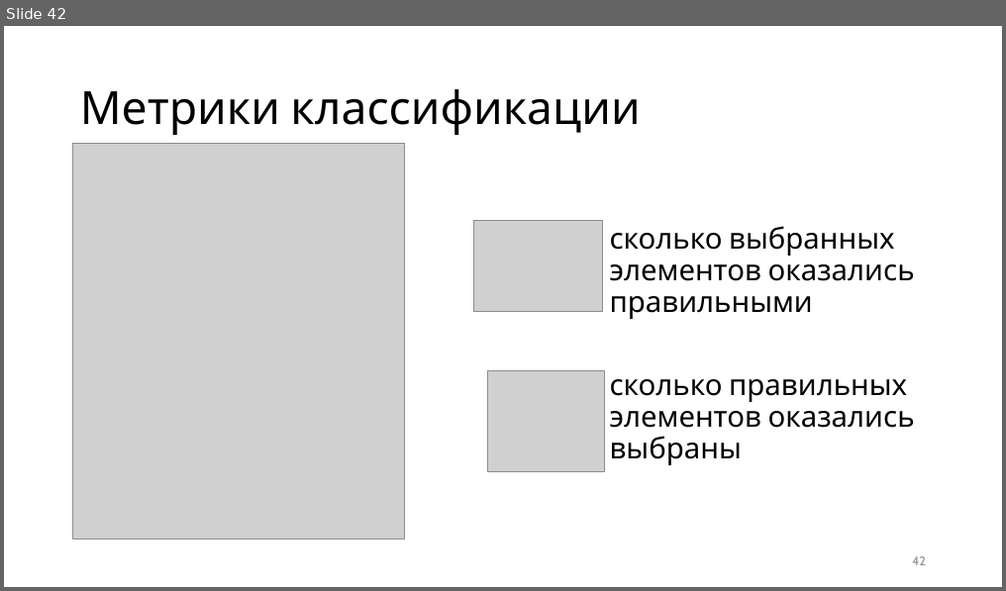
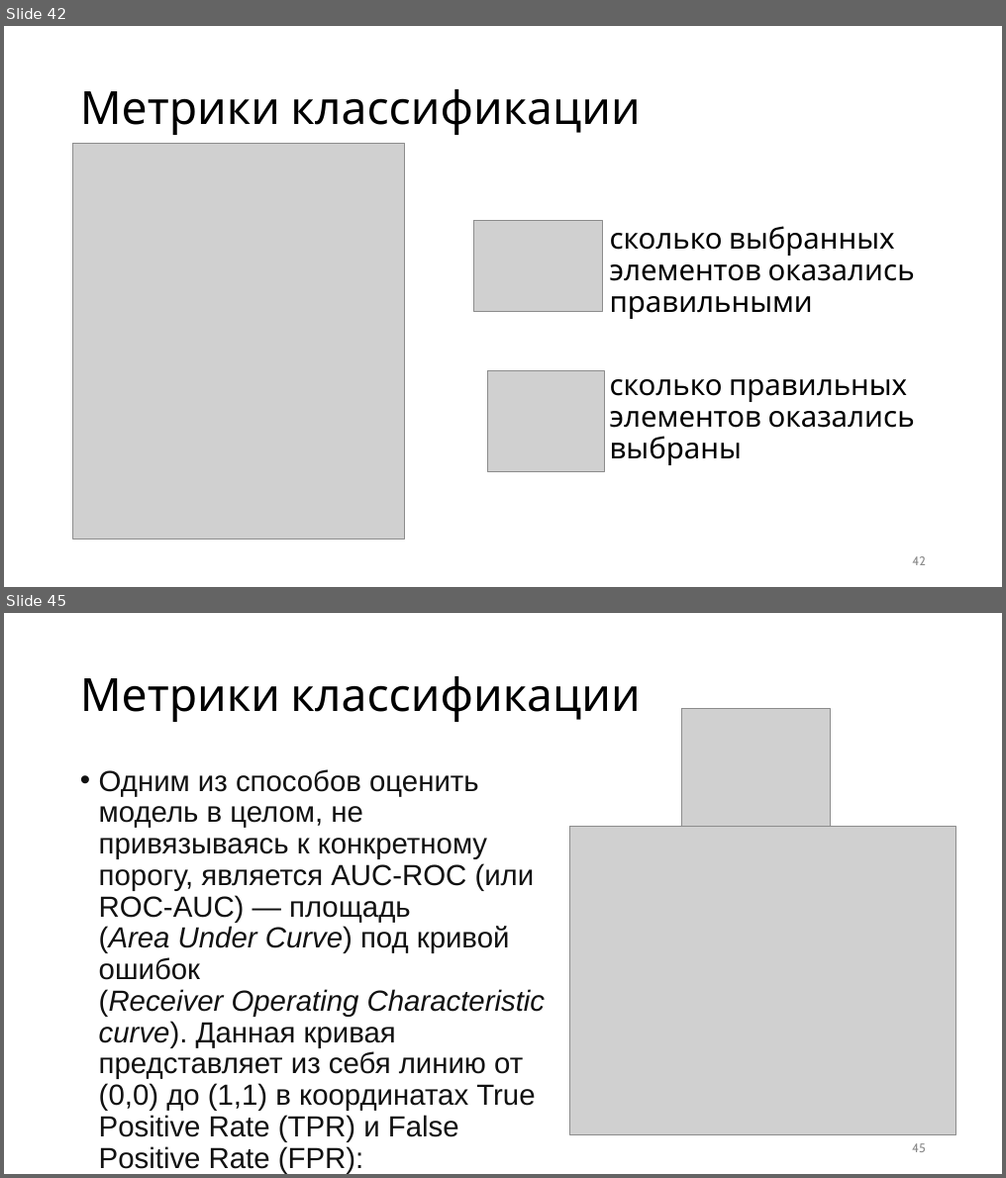
Before and after one commit to kurmakaevAlsu/ML_kurs2022, a slide deck: Машинное обучение.pptx. Shown one above the other, each under a label of ours: slide 42 before the commit, slides 42 and 45 after it; the slides between them are not shown. The pictures are 1006x591 and 1006x1178 pixels, drawn with LibreOffice and Linux fonts; fonts in the diff are those of the drawing; grey boxes stand for pictures. Boxes give left, top, right and bottom in pixels: in the first picture for what was removed or moved away, otherwise in the second. Text is boxed around its words. In the diff, an @@ line names an element or a change of style, - is before the commit and + after.

```diff
--- a/Машинное обучение.pptx
+++ b/Машинное обучение.pptx
@@ slide 45 added at (4,613,1002,1174), background #FFFFFF @@
@@ title added at (80,676,640,722), 44 pt, text #000000 @@
+Метрики классификации
@@ picture added at (682,709,831,834) @@
@@ text added at (99,769,546,1174), 28 pt, text #111111 @@
+• Одним из способов оценить модель в целом, не привязываясь к конкретному порогу, является AUC-ROC (или ROC-AUC) — площадь (Area Under Curve) под кривой ошибок (Receiver Operating Characteristic curve). Данная кривая представляет из себя линию от (0,0) до (1,1) в координатах True Positive Rate (TPR) и False Positive Rate (FPR):
@@ picture added at (569,827,955,1136) @@
@@ page number added at (912,1144,926,1153), 12 pt, text #8C8C8C @@
+45
```
Also in this commit, not shown: 3 slides changed, 2 other slides added.
